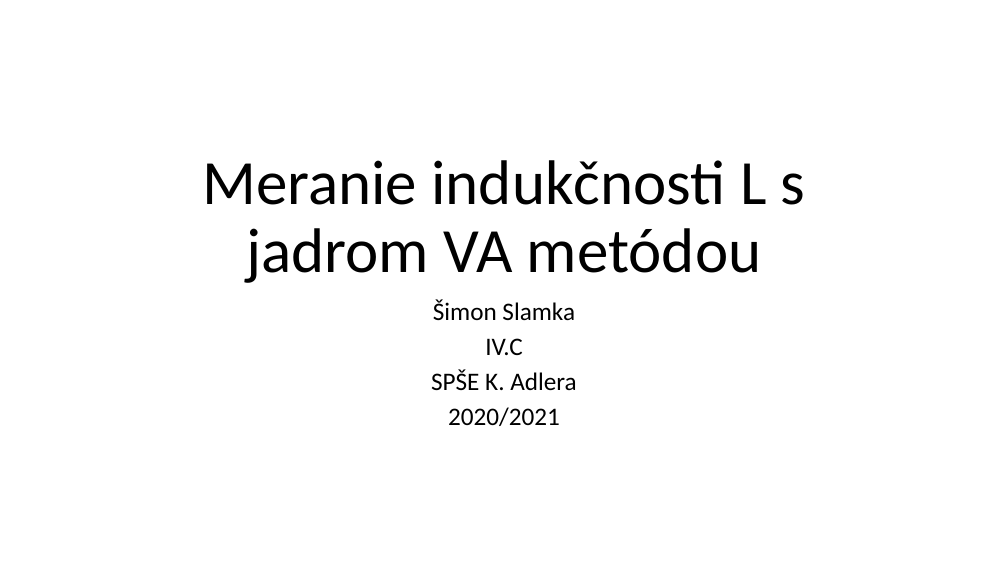
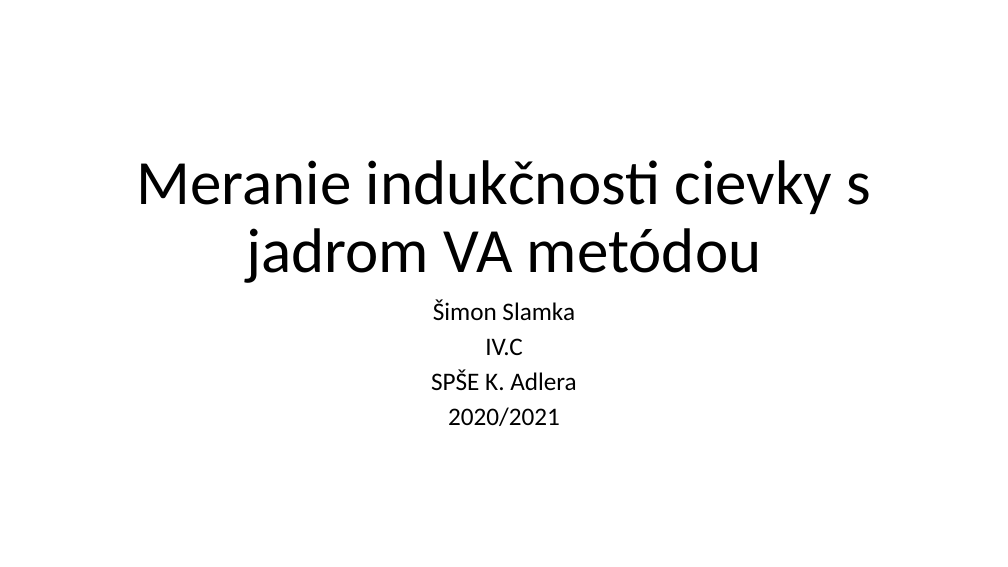
Before and after one commit to simonSlamka/adlerka-poznamky, a slide deck: slide 1 of EMR/3/VA_L-withJadro.pptx. Drawn at 1008x567 pixels with LibreOffice and Linux fonts; fonts in the diff are those of the drawing. Boxes give left, top, right and bottom in pixels: in the first picture for what was removed or moved away, otherwise in the second. Text is boxed around its words. In the diff, an @@ line names an element or a change of style, - is before the commit and + after.

```diff
--- a/EMR/3/VA_L-withJadro.pptx
+++ b/EMR/3/VA_L-withJadro.pptx
@@ title at [137,160,872,283]: text changed @@
-Meranie indukčnosti L s jadrom VA metódou
+Meranie indukčnosti cievky s jadrom VA metódou
```
Also in this commit, not shown: 3 other slides changed, 1 slide added.
